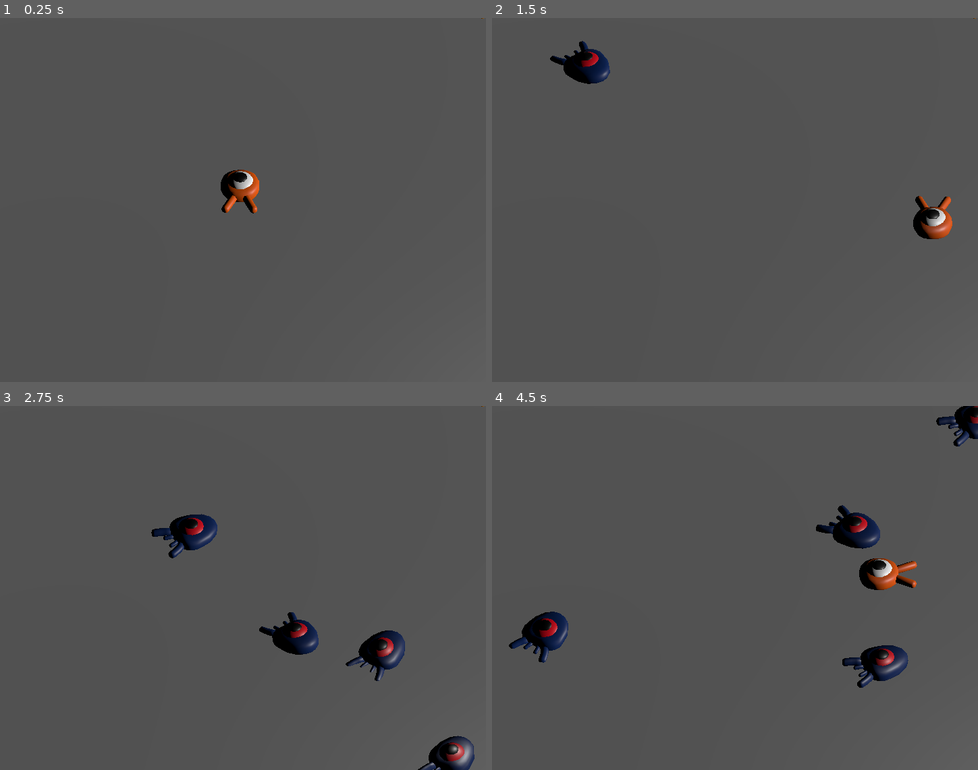
Above: before the commit, frames 1-4 (two rows, left to right).
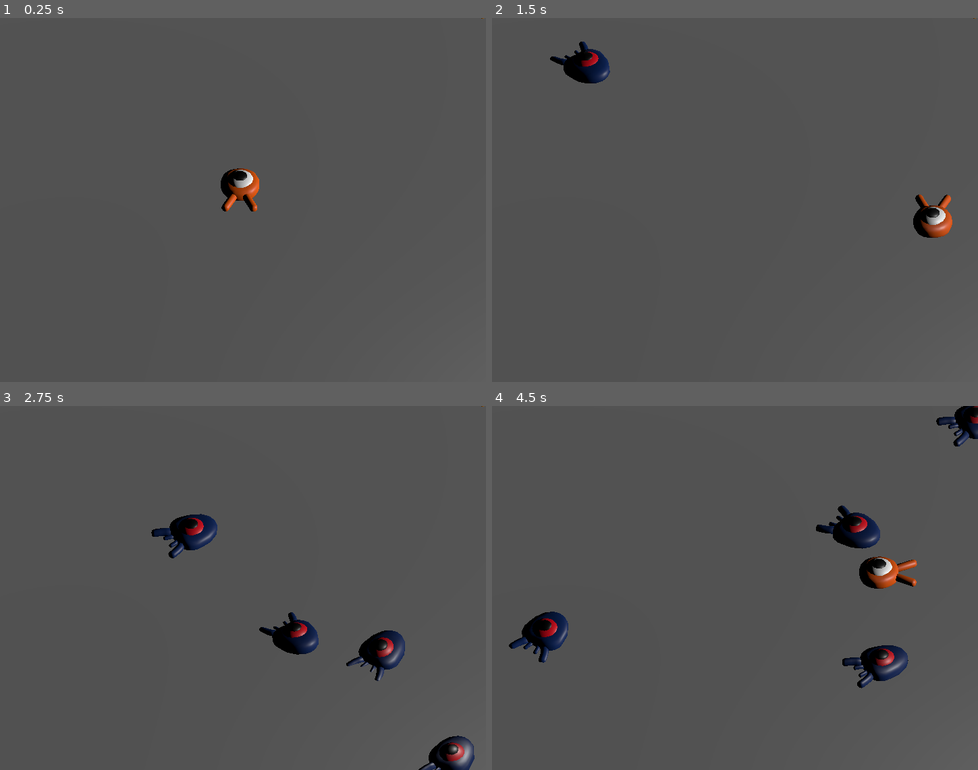
Above: after the commit, the same moments.

Repository: guykozlovskij/godot-3d-game-tutorial
Game: Godot game, scene res://main.tscn
Two runs of this game, one before a commit and one after it. Both use one fixed random seed, a clock stepped at 60 frames per second and the inputs below.
Inputs:
- Up to frame 1 (0.25 s): no input
- Up to frame 2 (1.5 s): tap Enter at 0.5 s; hold Right (move_right) 0.53-1.28 s; tap Space (jump) at 0.77 s; hold Down (move_back) from 1.28 s (still down)
- Up to frame 3 (2.75 s): tap Space (jump) at 1.52 s; release Down (move_back) at 2.03 s; hold Right (move_right) from 2.03 s (still down)
- Up to frame 4 (4.5 s): release Right (move_right) at 2.78 s; hold Up (move_forward) 2.78-3.53 s; tap Space (jump) at 3.02, 3.77 s; hold Left (move_left) from 3.53 s (still down)

The runs differ from the first frame. In frame 1, 0.2% of the frame differs, in the area x 45-54%, y 41-54%; in frame 2, 0.3%; in frame 3, less than 0.1%; in frame 4, 0.4%, in the area x 5-98%, y 0-78%.

Commit message:
add game over logic

Diff:
--- a/main.gd
+++ b/main.gd
@@ -13,3 +13,7 @@
 	mob.initialize(mob_spawn_location.position, player_position)
 
 	add_child(mob)
+
+
+func _on_player_hit():
+	$MobTimer.stop()
--- a/main.tscn
+++ b/main.tscn
@@ -80,4 +80,5 @@
 wait_time = 0.5
 autostart = true
 
+[connection signal="hit" from="Player" to="." method="_on_player_hit"]
 [connection signal="timeout" from="MobTimer" to="." method="_on_mob_timer_timeout"]
--- a/player.gd
+++ b/player.gd
@@ -10,6 +10,8 @@
 # Vertical impulse applied to the character upon bouncing over a mob in
 # meters per second.
 @export var bounce_impulse = 16
+
+signal hit
 
 var target_velocity = Vector3.ZERO
 
@@ -67,3 +69,10 @@
 				break
 
 	move_and_slide()
+
+func die():
+	hit.emit()
+	queue_free()
+
+func _on_mob_detector_body_entered(body):
+	die()
--- a/player.tscn
+++ b/player.tscn
@@ -6,14 +6,30 @@
 [sub_resource type="SphereShape3D" id="SphereShape3D_u765q"]
 radius = 0.920294
 
+[sub_resource type="CylinderShape3D" id="CylinderShape3D_myu83"]
+height = 0.181943
+radius = 1.38789
+
 [node name="Player" type="CharacterBody3D"]
 collision_mask = 6
 script = ExtResource("1_6ulyf")
 
 [node name="Pivot" type="Node3D" parent="."]
+transform = Transform3D(1, 0, 0, 0, 1, 0, 0, 0, 1, 0.00182915, 0.00456804, 0.000467777)
 
 [node name="Character" parent="Pivot" instance=ExtResource("1_y7hgk")]
 
 [node name="CollisionShape3D" type="CollisionShape3D" parent="."]
-transform = Transform3D(1, 0, 0, 0, 1, 0, 0, 0, 1, 0, 0.305677, -0.027626)
+transform = Transform3D(1, 0, 0, 0, 1, 0, 0, 0, 1, 0, 0.207831, 0.102529)
 shape = SubResource("SphereShape3D_u765q")
+
+[node name="MobDetector" type="Area3D" parent="."]
+collision_layer = 0
+collision_mask = 2
+monitorable = false
+
+[node name="CollisionShape3D" type="CollisionShape3D" parent="MobDetector"]
+transform = Transform3D(1, 0, 0, 0, 1, 0, 0, 0, 1, 0.305154, -0.131535, 0.159699)
+shape = SubResource("CylinderShape3D_myu83")
+
+[connection signal="body_entered" from="MobDetector" to="." method="_on_mob_detector_body_entered"]
Not shown: 1 places in player.tscn that only renumber resources
